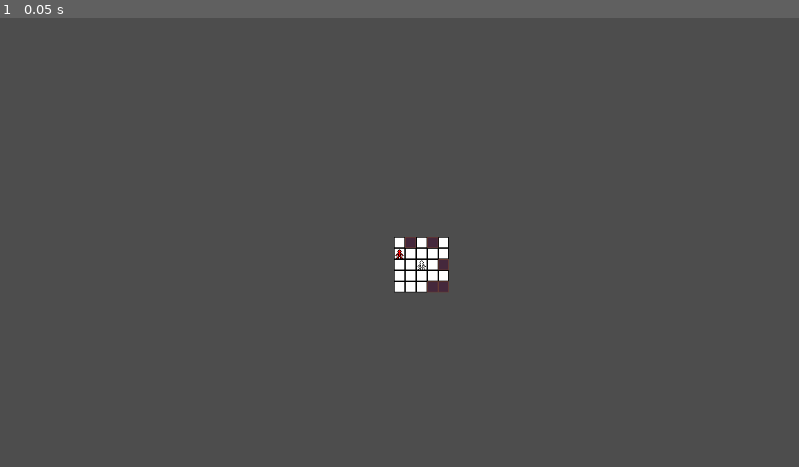
Above: before the commit, frame 1.
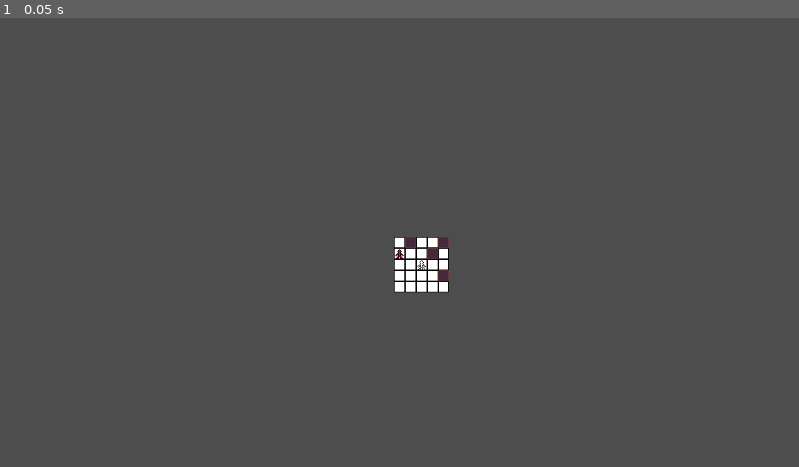
Above: after the commit, the same moment.

Repository: RW7231/Experimental-Game-V2-D-
Game: Godot game, scene res://Overworld.tscn
Two runs of this game, one before a commit and one after it. Both use one fixed random seed, a clock stepped at 60 frames per second and the inputs below.
Inputs:
- Up to frame 1 (0.05 s): no input

The runs differ from the first frame. In frame 1, 0.2% of the frame differs, in the area x 53-57%, y 48-62%.

Commit message:
Changed wall placement
Now it is impossible for a wall to be placed on a player, even with a 100% chance for a wall

Diff:
--- a/Scripts/OverworldMap.gd
+++ b/Scripts/OverworldMap.gd
@@ -42,36 +42,39 @@
 	for i in size:
 		for j in size:
 
-			# initialize the gridpiece this will either be an impassable wall or a floor
 			var gridpiece
-
-			# initialize enemies
 			var foe
 
-			# generate a random number between 0 and 99
-			# if it is less than 10, generate a wall, otherwise generate a blank space
-			# additionally we shoud prevent a wall from spawning on a player, that would be weird
-			if (randi() % 100) < 10 and worldGrid[i][j] == 0:
-				gridpiece = WallObject.instantiate()
-				worldGrid[i][j] = 1
+			if i != playerpos[0] or j != playerpos[1]:
 
-			# wall failed to generate, create a floor object instead
+				# generate a random number between 0 and 99
+				# if it is less than 10, generate a wall, otherwise generate a blank space
+				# additionally we shoud prevent a wall from spawning on a player, that would be weird
+				if (randi() % 100) < 10 and worldGrid[i][j] == 0:
+					gridpiece = WallObject.instantiate()
+					worldGrid[i][j] = 1
+
+				# wall failed to generate, create a floor object instead
+				else:
+					gridpiece = GridObject.instantiate()
+					worldGrid[i][j] = 0
+
+					# roll a chance to spawn an enemy as well
+					if (randi() % 100) < 10:
+						foe = EnemyObject.instantiate()
+						foe.position = Vector2(i * 16, j * 16)
+						worldGrid[i][j] = 2
+						add_child(foe)
+
 			else:
 				gridpiece = GridObject.instantiate()
 				worldGrid[i][j] = 0
-
-				# roll a chance to spawn an enemy as well
-				if (randi() % 100) < 10:
-					foe = EnemyObject.instantiate()
-					foe.position = Vector2(i * 16, j * 16)
-					worldGrid[i][j] = 2
-					add_child(foe)
 
 			# from there, change its position in the world.
 			# grid pieces are 16x16 pixels in size, multiply i and j by that
 			gridpiece.position = Vector2(i*16, j*16)
 
-			# add this gridpiece to the scene and array
+				# add this gridpiece to the scene and array
 			add_child(gridpiece)
 
 	# one more thing, fix up the map
@@ -97,6 +100,7 @@
 # this functionality will come soon, but should be simple
 # just go from player position to the blocked off part of the map, deleting any walls in the way
 func fixMap(location, playerpos):
+	print("Location ", location[0], ", ", location[1], " is invalid and must be fixed")
 	pass
 
 
@@ -170,5 +174,4 @@
 	fillWorld()
 	player = PlayerObject.instantiate()
 	player.position = Vector2(32, 32)
-	worldGrid[2][2] = 3
 	self.add_child(player)
